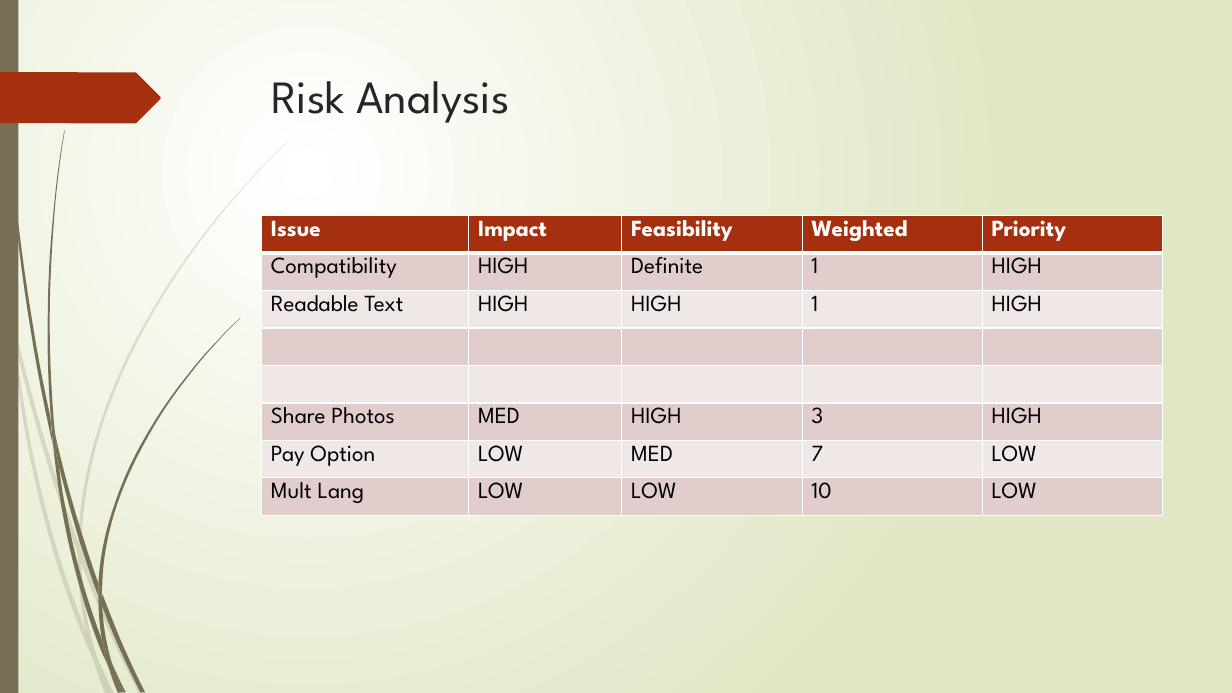
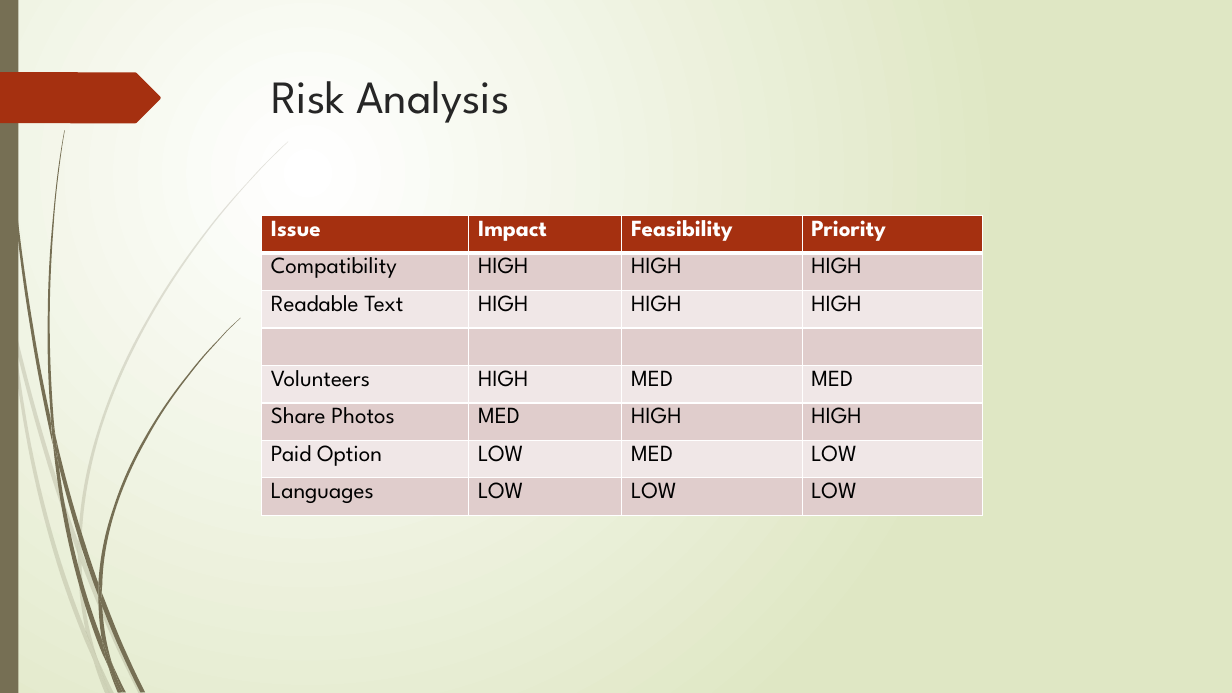
Before and after one commit to cs480GroupCAKE/PIEWebsite, a slide deck: slide 19 of Presentation/12.8.15 Presentation (Revised).pptx (slide 17 before the commit). Drawn at 1232x693 pixels with LibreOffice and Linux fonts; fonts in the diff are those of the drawing. Boxes give left, top, right and bottom in pixels: in the first picture for what was removed or moved away, otherwise in the second. Text is boxed around its words. In the diff, an @@ line names an element or a change of style, - is before the commit and + after.

```diff
--- a/Presentation/12.8.15 Presentation (Revised).pptx
+++ b/Presentation/12.8.15 Presentation (Revised).pptx
@@ table at box(262, 215, 982, 515) @@
-column 1: Issue | Compatibility | Readable Text |  |  | Share Photos | Pay Option | Mult Lang
-column 2: Impact | HIGH | HIGH |  |  | MED | LOW | LOW
-column 3: Feasibility | Definite | HIGH |  |  | HIGH | MED | LOW
-column 4: Weighted | 1 | 1 |  |  | 3 | 7 | 10
-column 5: Priority | HIGH | HIGH |  |  | HIGH | LOW | LOW
+column 1: Issue | Compatibility | Readable Text |  | Volunteers | Share Photos | Paid Option | Languages
+column 2: Impact | HIGH | HIGH |  | HIGH | MED | LOW | LOW
+column 3: Feasibility | HIGH | HIGH |  | MED | HIGH | MED | LOW
+column 4: Priority | HIGH | HIGH |  | MED | HIGH | LOW | LOW
@@ table: place and size @@
-table at box(262, 215, 1163, 515)
+table at box(262, 215, 982, 515)
```
Also in this commit, not shown: 3 other slides changed, 4 slides added, 2 slides removed, 1 other file.
